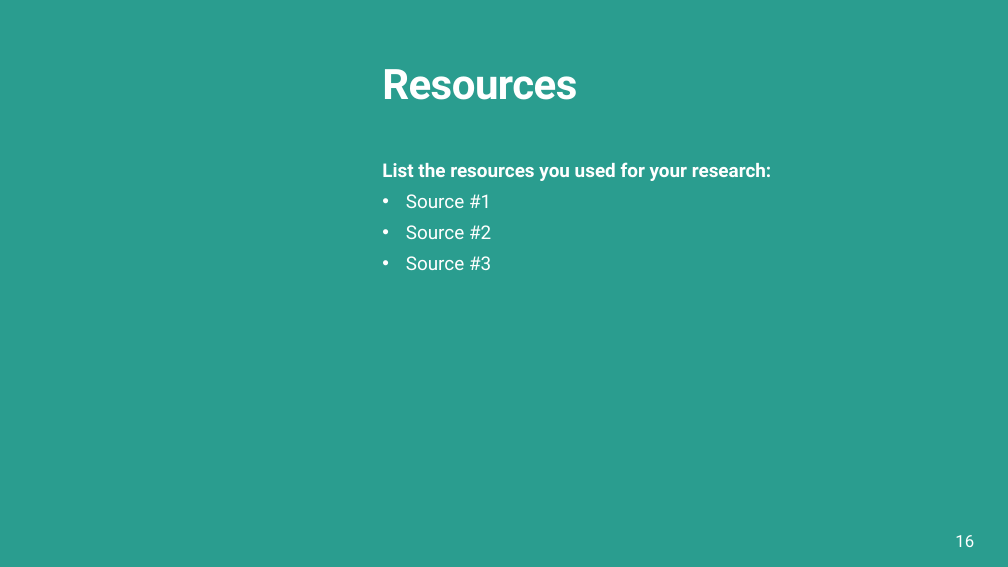
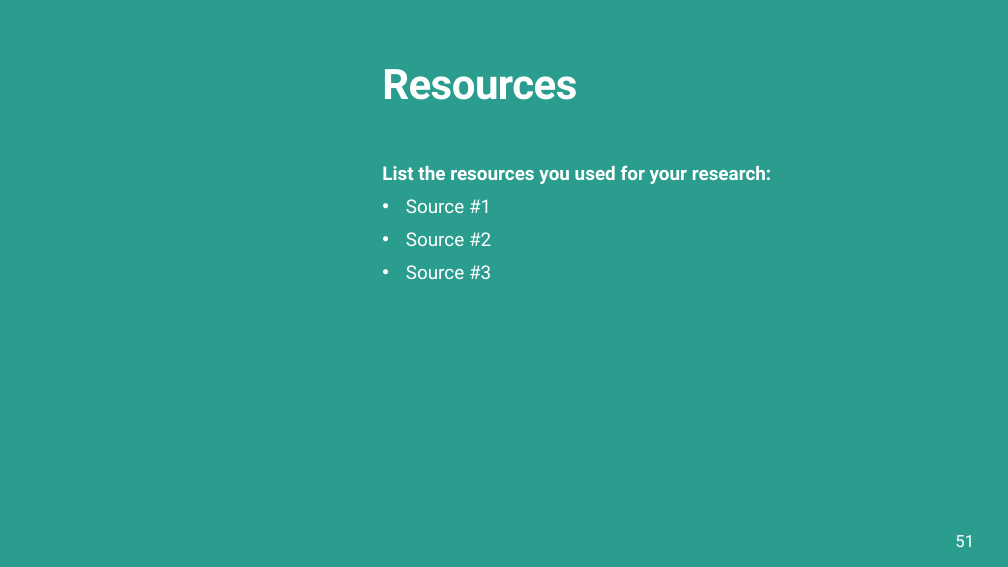
Before and after one commit to alishhde/PandasTutorial, a slide deck: slide 51 of Pandas Tutorials.pptx (slide 16 before the commit). Drawn at 1008x567 pixels with LibreOffice and Linux fonts; fonts in the diff are those of the drawing; background and template pictures are left out. Boxes give left, top, right and bottom in pixels: in the first picture for what was removed or moved away, otherwise in the second. Text is boxed around its words. In the diff, an @@ line names an element or a change of style, - is before the commit and + after.

```diff
--- a/Pandas Tutorials.pptx
+++ b/Pandas Tutorials.pptx
@@ text "List the resources you used ..." at [382, 165, 771, 279]: line spacing 0.9 to 1 @@
@@ page number at [955, 535, 974, 547]: text changed @@
-16
+51
```
Also in this commit, not shown: 12 other slides changed, 35 slides added, 11 other files.
